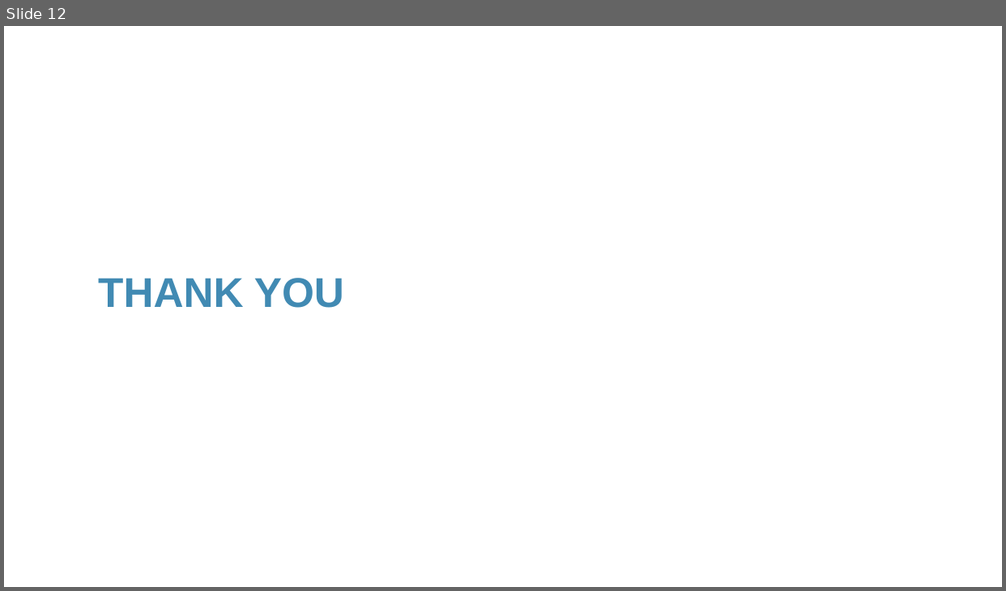
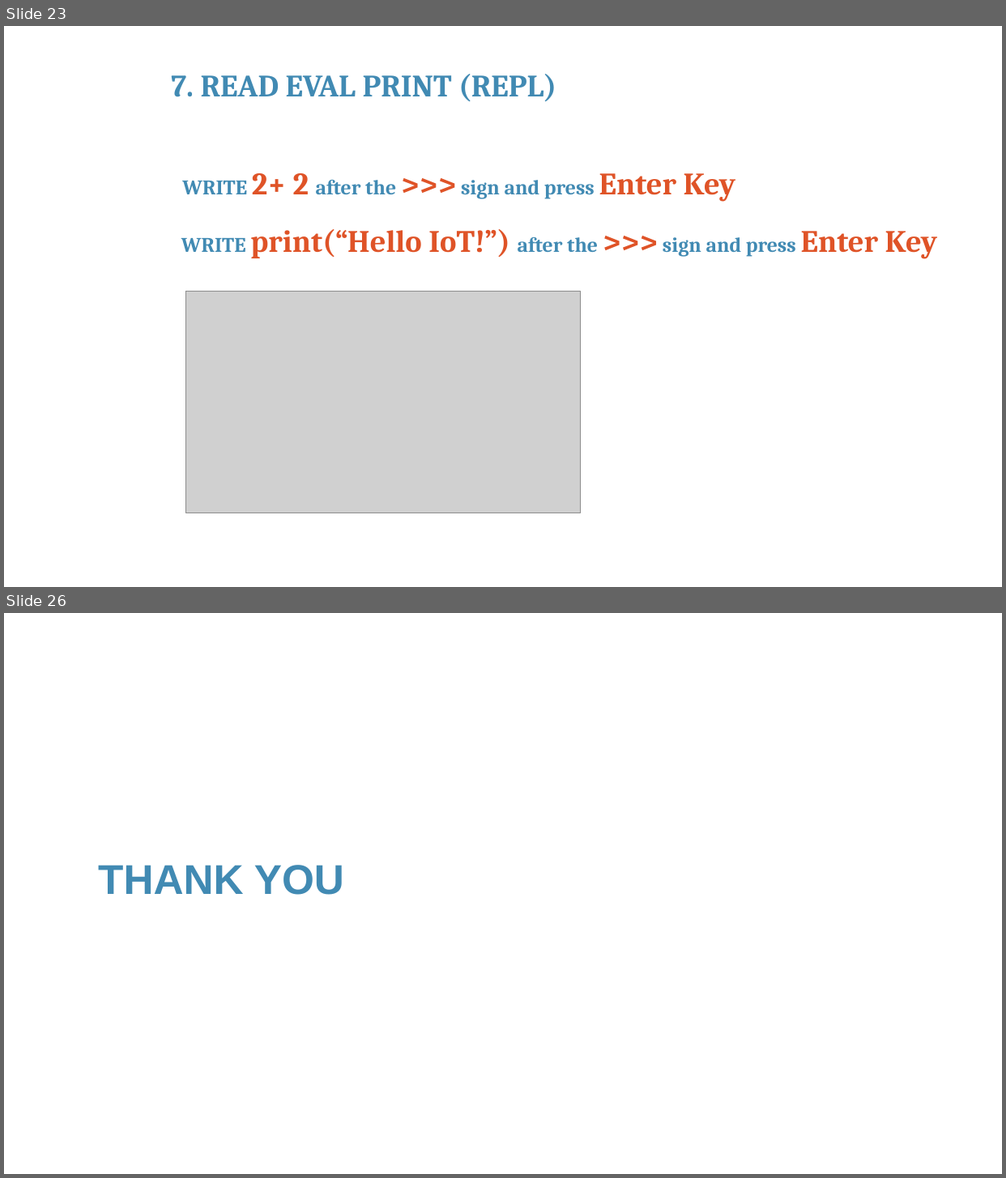
Before and after one commit to franckalbinet/iot-nbtc-itu, a slide deck: presentations/session-3-building-iot-products-programming-aspects.pptx. Shown one above the other, each under a label of ours: slide 12 before the commit, slides 23 and 26 after it; the slides between them are not shown. The pictures are 1006x591 and 1006x1178 pixels, drawn with LibreOffice and Linux fonts; fonts in the diff are those of the drawing; grey boxes stand for pictures; background and template pictures are left out. Boxes give left, top, right and bottom in pixels: in the first picture for what was removed or moved away, otherwise in the second. Text is boxed around its words. In the diff, an @@ line names an element or a change of style, - is before the commit and + after.

```diff
--- a/presentations/session-3-building-iot-products-programming-aspects.pptx
+++ b/presentations/session-3-building-iot-products-programming-aspects.pptx
@@ slide 23 added at (x1=4, y1=26, x2=1002, y2=587), background #FFFFFF @@
@@ text added at (x1=171, y1=74, x2=556, y2=101), 30 pt, text #418AB3, bold @@
+7. READ EVAL PRINT (REPL)
@@ text added at (x1=182, y1=173, x2=736, y2=202), 20 pt, text #418AB3, bold @@
+WRITE 2+ 2 after the >>> sign and press Enter Key
@@ text added at (x1=181, y1=229, x2=938, y2=259), 30 pt, text #DF5327, bold @@
+WRITE print(“Hello IoT!”) after the >>> sign and press Enter Key
@@ picture added at (x1=186, y1=292, x2=582, y2=514) @@
@@ what was slide 12 is now slide 26 @@
```
Also in this commit, not shown: 3 slides changed, 18 other slides added, 5 slides removed.
